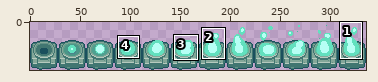
One commit to this sprite sheet: assets/images/sconce.png. Above: a wide view before the commit, with the close-up outlined.
Close-up. Old version:
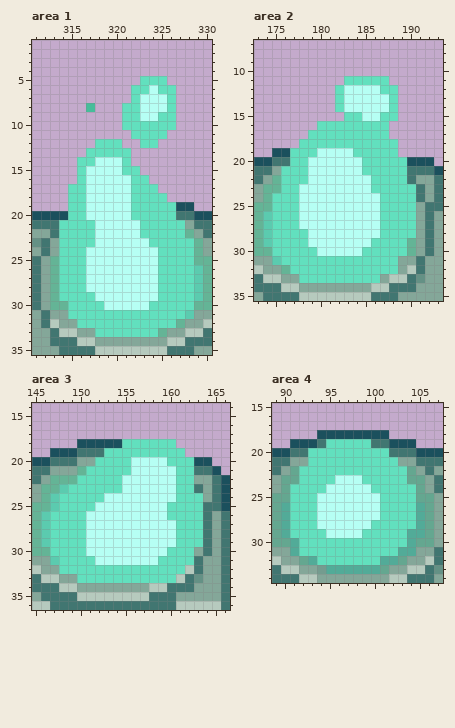
The file is 336x48 pixels. Colours within 5 levels of each other are drawn and written as one. Shown: area 1: x 311..330, y 1..35; area 2: x 173..193, y 7..35; area 3: x 145..166, y 14..36; area 4: x 89..107, y 15..34. The commit also changed other parts of the picture, which this record leaves out.
After the commit:
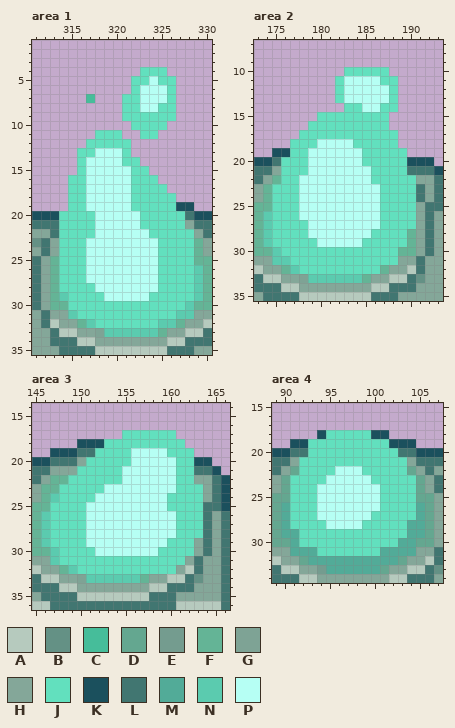
Palette (. is transparent): A #b6cabe  B #649185  C #46bd9a  D #64a790  E #749c8f  F #64b496  G #7ea395  H #84a799  J #62e0be  K #1b505d  L #417671  M #52ab98  N #5bcbaf  P #b6fff4
What changed:
--- area 1
@@ x 311..330 @@
  3 ....................
- 4 ....................
- 5 ............JJJ.....
- 6 ...........JJPJJ....
- 7 ...........JPPPJ....
- 8 ......C...JJPPPJ....
- 9 ..........JJPPJJ....
-10 ..........JJJJJJ....
-11 ...........JJJJ.....
-12 .......JJJ..JJ......
-13 ......JJJJJ.........
-14 .....JJPPPJ.........
-15 .....JPPPPJJ........
-16 .....JPPPPPJJ.......
-17 ....JJPPPPPJJJ......
-18 ....JJPPPPPJJJJ.....
+ 4 ............JJJ.....
+ 5 ...........JJPJJ....
+ 6 ...........JPPPJ....
+ 7 ......C...JJPPPJ....
+ 8 ..........JJPPJJ....
+ 9 ..........JJJJJJ....
+10 ...........JJJJ.....
+11 .......JJJ..JJ......
+12 ......JJJJJ.........
+13 .....JJPPPJ.........
+14 .....JPPPPJJ........
+15 .....JPPPPPJJ.......
+16 ....JJPPPPPJJJ......
+17 ....JJPPPPPJJJJ.....
+18 ....JJPPPPPJJJJJ....
 19 ....JJPPPPPJJJJJKK..
-20 KKKKJJPPPPPJJJJJLLKK
+20 KKKJJJJPPPPPJJJJJLKK
 21 LLLJJJJPPPPPJJJJJHLL
-22 HHLJJJJPPPPPJJJJJFHL
-23 BLHJJJJPPPPPPJJJJJFH
+22 HHLJJJJPPPPPPJJJJJHL
+23 BLHJJJPPPPPPPPJJJJFH
 24 HLHJJJPPPPPPPPJJJJFH
@@ x 311..330 @@
 27 LHFJJJPPPPPPPPJJJJNF
-28 LHFJJJPPPPPPPPJJJJNF
-29 LHFJJJJPPPPPPPJJJJNF
-30 LHFFJJJJPPPPPJJJJJFF
-31 HLHHJJJJJJJJJJJJJNHH
-32 HLAHHJJJJJJJJJJJFHHA
-33 HHLAAHHJJJJJJJFHHAAL
+28 LHFJJJJPPPPPPPJJJJNF
+29 LHFNJJJJPPPPPJJJJJNF
+30 LHFFJJJJJJJJJJJJJNFF
+31 HLHHNJJJJJJJJJJJNNHH
+32 HLAHHFNJJJJJJJNNFHHA
+33 HHLAAHHGNNNNNNFHHAAL
 34 HHLLLAAHHHHHHHHAALLL
--- area 2
@@ x 173..193 @@
  9 .....................
-10 .....................
-11 ..........JJJJJ......
-12 .........JPPPPJJ.....
+10 ..........JJJJJ......
+11 .........JPPPPJJ.....
+12 .........JPPPPPJ.....
 13 .........JPPPPPJ.....
-14 .........JPPPPPJ.....
-15 ..........JJPPJJ.....
-16 .......JJJJJJJJ......
-17 ......JJJJJJJJJ......
-18 .....JJJJJJJJJJJ.....
-19 ..KKJJJPPPPJJJJJ.....
-20 KKLLJJPPPPPPJJJJJKKK.
-21 LLHJJJPPPPPPJJJJJLLLK
-22 LHFJJJPPPPPPPJJJJLHHL
-23 HFFJJPPPPPPPPJJJJJLHL
+14 ..........JJPPJJ.....
+15 .......JJJJJJJJ......
+16 ......JJJJJJJJJ......
+17 .....JJJJJJJJJJJ.....
+18 ....JJJPPPPJJJJJ.....
+19 ..KKJJPPPPPPJJJJJ....
+20 KKLJJJPPPPPPJJJJJKKK.
+21 LLHJJJPPPPPPPJJJJLLLK
+22 LHFJJPPPPPPPPJJJJJHHL
+23 HFJJJPPPPPPPPPJJJJLHL
 24 HFJJJPPPPPPPPPJJJJLHL
@@ x 173..193 @@
 26 FNJJJPPPPPPPPPJJJJHLH
-27 FNJJJPPPPPPPPPJJJJHLH
-28 FNJJJJPPPPPPPPJJJJHLH
-29 FNJJJJPPPPPPPJJJJFHLH
-30 FFJJJJJPPPPPJJJJJFHLH
-31 HHNJJJJJJJJJJJJJHHLHH
-32 AHHFJJJJJJJJJJJJHALHH
-33 LAAHHJJJJJJJJJHAALBHH
+27 FNJJJJPPPPPPPPJJJJHLH
+28 FNJJJJPPPPPPPJJJJFHLH
+29 FNJJJJJPPPPPJJJJJFHLH
+30 FFNJJJJJJJJJJJJJFFHLH
+31 HHNNJJJJJJJJJJJJHHLHH
+32 AHHFNJJJJJJJJJFHHALHH
+33 LAAHHGNNNNNNFHHAALBHH
 34 LLLAAHHHHHHHHAALLLHHH
--- area 3
@@ x 145..166 @@
 16 ......................
-17 ......................
-18 .....KKKKKJJJJJJ......
-19 ..KKKLLLJJJJJJJJJ.....
-20 KKLLLHHJJJJPPPPJJJKK..
-21 LLHHHFJJJJJPPPPPJJLLK.
-22 LHFFFJJJJJPPPPPPJJHHLK
-23 HFFNJJJJJJPPPPPPJJLHLK
-24 HFNJJJJJPPPPPPPPJJJHLK
-25 FFNJJJJPPPPPPPPJJJJLLK
-26 FNJJJJPPPPPPPPPJJJJLHL
+17 ..........JJJJJJ......
+18 .....KKKJJJJJJJJJ.....
+19 ..KKKLLJJJJPPPPJJJ....
+20 KKLLLHJJJJJPPPPPJJKK..
+21 LLHHHJJJJJPPPPPPJJLLK.
+22 LHFFJJJJJJPPPPPPJJHHLK
+23 HFFJJJJJPPPPPPPPJJJHLK
+24 HFNJJJJPPPPPPPPJJJJHLK
+25 FFJJJJPPPPPPPPPJJJJLLK
+26 FNJJJJPPPPPPPPPPJJJLHL
 27 FNJJJJPPPPPPPPPPJJJLHL
 28 FNJJJJPPPPPPPPPPJJJLHL
-29 FNJJJJPPPPPPPPPPJJJLHL
-30 FFJJJJPPPPPPPPPJJJHLHL
-31 HHNJJJJPPPPPPPJJJJLHHL
-32 AHHJJJJJJJJJJJJJJALHHL
-33 LAAHHJJJJJJJJJJJALBHHL
+29 FNJJJJPPPPPPPPPJJJHLHL
+30 FFNJJJJPPPPPPPJJJJHLHL
+31 HHNJJJJJJJJJJJJJJHLHHL
+32 AHHFNJJJJJJJJJJJHALHHL
+33 LAAHHGNNNNNNFHHAALBHHL
 34 LLLAAHHHHHHHHAALLLHHHL
--- area 4
@@ x 89..107 @@
 17 ...................
-18 .....KKKKKKKK......
-19 ..KKKLJJJJJLLKKK...
-20 KKLLJJJJJJJJJLLLKKK
-21 LLHHJJJJJJJJJJHHLLL
-22 LHDJJJJJJJJJJJJDHLH
-23 HDDJJJJPPPJJJJJDDHL
-24 HDJJJJPPPPPJJJJJDHL
+18 .....KJJJJJKK......
+19 ..KKJJJJJJJJJKKK...
+20 KKLLJJJJJJJJJJLLKKK
+21 LLHJJJJJJJJJJJJHLLL
+22 LHDJJJJPPPJJJJJDHLH
+23 HDJJJJPPPPPJJJJJDHL
+24 HDJJJPPPPPPPJJJJDHL
 25 DDJJJPPPPPPPJJJJDDH
 26 DMJJJPPPPPPPJJJJMDH
-27 DMJJJPPPPPPPJJJJMDH
-28 DMJJJPPPPPPJJJJJMDH
-29 DMJJJJPPPPJJJJJMMDH
-30 DDMJJJJJJJJJJJJMDDH
-31 HHMJJJJJJJJJJJMMHHL
-32 AHHDMJJJJJJJMMDHHAL
+27 DMJJJPPPPPPJJJJJMDH
+28 DMJJJJPPPPJJJJJMMDH
+29 DMMJJJJJJJJJJJJMMDH
+30 DDMJJJJJJJJJJJMMDDH
+31 HHMMMJJJJJJJMMMMHHL
+32 AHHDMMMMMMMMMMDHHAL
 33 LAAHHEMMMMMMDHHAALB
